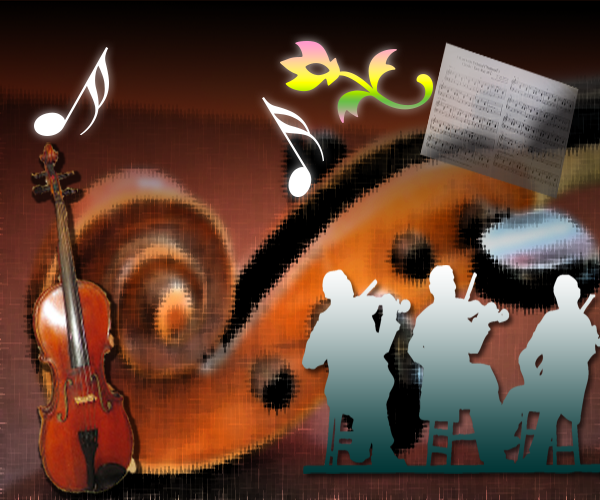
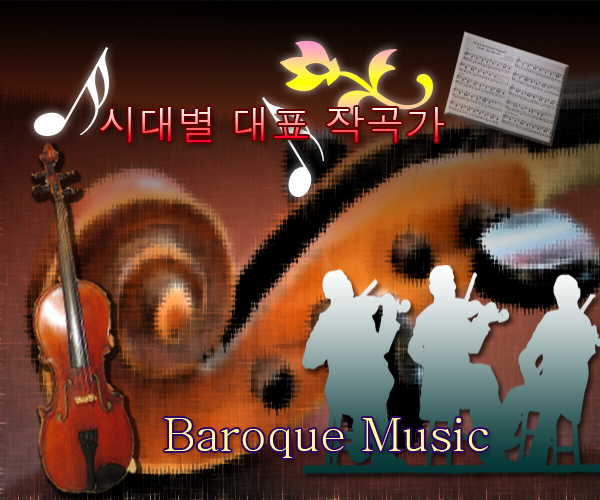
The second 600 × 500 image is a revision of the first. Changes to its layers:
added layer "Baroque Music" above "시대별 대표 작곡가" over [164, 418, 488, 458]
added layer "시대별 대표 작곡가" above "꽃장식(21005김상엽_0501월3교시)" over [100, 107, 444, 142]
painted on "꽃장식(21005김상엽_0501월3교시)" over [280, 51, 433, 123]
painted on "Layer 4" over [420, 30, 579, 199]
